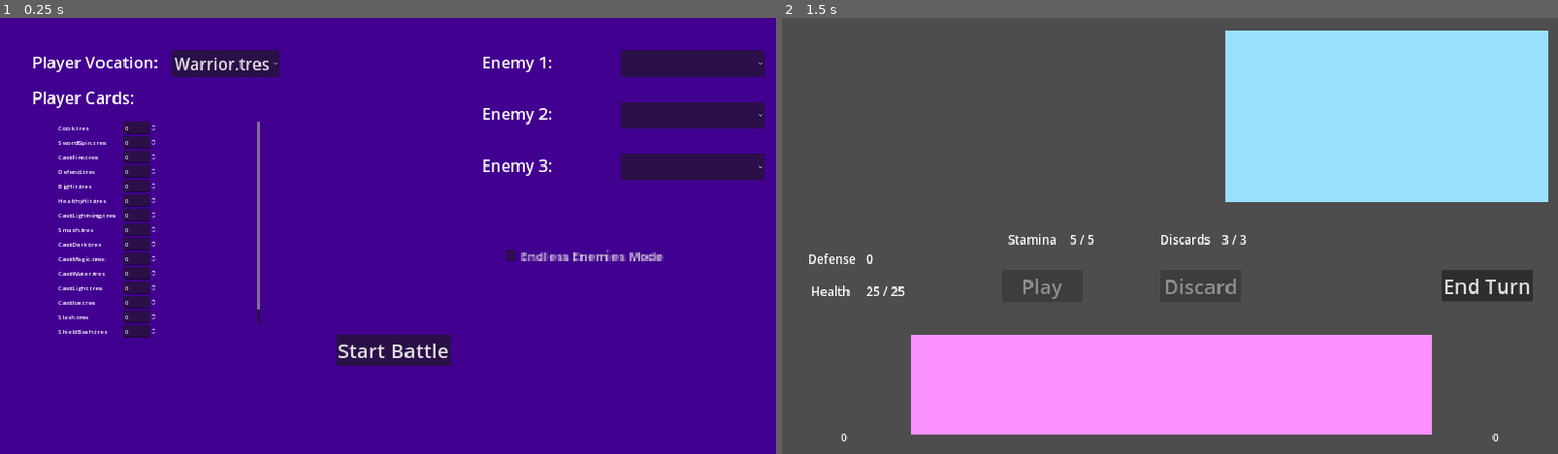
Above: before the commit, frames 1-2 (left to right).
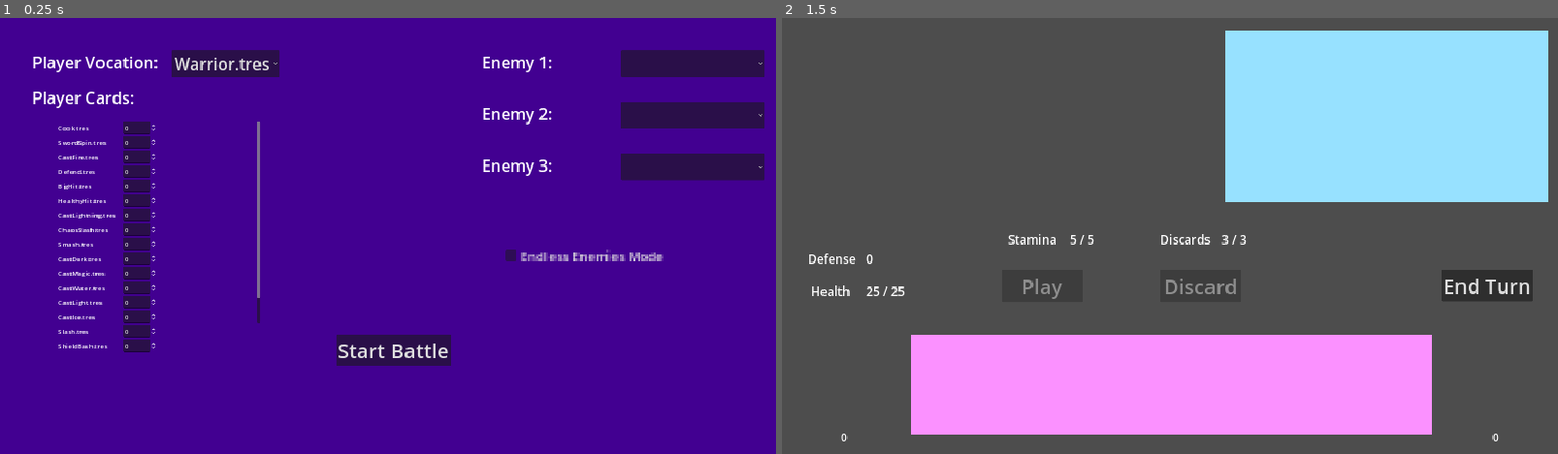
Above: after the commit, the same moments.

Repository: joverlee521/dragon-cards
Game: Godot game, scene res://scenes/card_battle/start_screen.tscn
The game is run twice, just before and just after one commit, with the same random seed, the same clock (stepped at 60 frames per second) and the same inputs. The project has no main scene, so this scene is started directly.
Inputs (mouse positions are in pixels of both pictures, inside the frame that each line leads up to):
- Up to frame 1 (0.25 s): no input
- Up to frame 2 (1.5 s): click "Start Battle" at 0.5 s; tap Enter at 1.25 s; move the mouse to (1340, 214) at 1.27 s; press the mouse at (1340, 214) at 1.28 s

The runs differ from the first frame. In frame 1, 0.4% of the frame differs, in the area x 7-34%, y 48-77%; in frame 2, nothing differs.

Commit message:
Add ChaosSlash card

Diff:
--- a/art/TextureAtlases/CardPartsAtlas.tres
+++ b/art/TextureAtlases/CardPartsAtlas.tres
@@ -5,4 +5,4 @@
 
 [resource]
 atlas = SubResource("CompressedTexture2D_i1p18")
-region = Rect2(135, 273, 96, 18)
+region = Rect2(366, 4, 100, 128)
--- /dev/null
+++ b/resources/CardAttributes/ChaosSlash.gd
@@ -0,0 +1,18 @@
+extends CardAttributes
+
+
+# Override the default effects on card player because the effect depends on
+# the outcome of the attack
+func apply_effects_to_card_player():
+	pass
+
+
+# Ignores defense and attacks target health directly
+func apply_effects_to_card_targets():
+	var num_cards_in_discard_deck = discard_deck.size()
+
+	for i in num_cards_in_discard_deck:
+		await super()
+		attack += 1
+
+	attack = 1
--- /dev/null
+++ b/resources/CardAttributes/ChaosSlash.tres
@@ -0,0 +1,44 @@
+[gd_resource type="Resource" load_steps=9 format=3 uid="uid://cxf58rebj6g7y"]
+
+[ext_resource type="Texture2D" uid="uid://cjp8ldo0aecg3" path="res://art/PixelCardArt/CardRPGPack/Card RPG items/weapon_spear4.png" id="1_afij2"]
+[ext_resource type="Script" path="res://resources/CardAttributes/ChaosSlash.gd" id="2_qnyll"]
+
+[sub_resource type="AtlasTexture" id="AtlasTexture_s8fqe"]
+atlas = ExtResource("1_afij2")
+region = Rect2(0, 0, 82, 83)
+
+[sub_resource type="CompressedTexture2D" id="CompressedTexture2D_i1p18"]
+load_path = "res://.godot/imported/pixelCardAssest_V01.png-e42aa1ab89ec593aabb40b22de25cb9b.ctex"
+
+[sub_resource type="AtlasTexture" id="AtlasTexture_t76yv"]
+atlas = SubResource("CompressedTexture2D_i1p18")
+region = Rect2(366, 4, 100, 128)
+
+[sub_resource type="AtlasTexture" id="AtlasTexture_g7wrn"]
+atlas = SubResource("CompressedTexture2D_i1p18")
+region = Rect2(226, 337, 100, 128)
+
+[sub_resource type="AtlasTexture" id="AtlasTexture_x0sgs"]
+atlas = SubResource("CompressedTexture2D_i1p18")
+region = Rect2(135, 224, 96, 29)
+
+[sub_resource type="AtlasTexture" id="AtlasTexture_kgott"]
+atlas = SubResource("CompressedTexture2D_i1p18")
+region = Rect2(135, 273, 96, 18)
+
+[resource]
+script = ExtResource("2_qnyll")
+target_type = 0
+attack = 1
+defense = 0
+stamina_cost = 5
+damage_type = 1
+damage_element = 0
+parry = 0
+card_name = "Chaos Slash"
+card_background = SubResource("AtlasTexture_t76yv")
+card_border = SubResource("AtlasTexture_g7wrn")
+card_art = SubResource("AtlasTexture_s8fqe")
+card_description_plate = SubResource("AtlasTexture_x0sgs")
+card_name_plate = SubResource("AtlasTexture_kgott")
+card_description = "Deals increased damage x times for every card in discard deck. Removes all cards from discard deck for this battle."
--- a/scenes/card_battle/card_battle.gd
+++ b/scenes/card_battle/card_battle.gd
@@ -64,8 +64,8 @@
 		enemy_characters.append(enemy.character)
 	played_card.attributes.set_card_targets(enemy_characters)
 	played_card.attributes.set_animation(played_card.play_card_animation)
-	played_card.set_discard_deck($DiscardDeck.cards)
-	played_card.set_play_card_deck($PlayDeck.cards)
+	played_card.attributes.set_discard_deck($DiscardDeck.cards)
+	played_card.attributes.set_play_deck($PlayDeck.cards)
 	await played_card.attributes.play_card()
 	set_player_stat_labels()
 	$EnemiesArena.set_enemy_stat_labels()
